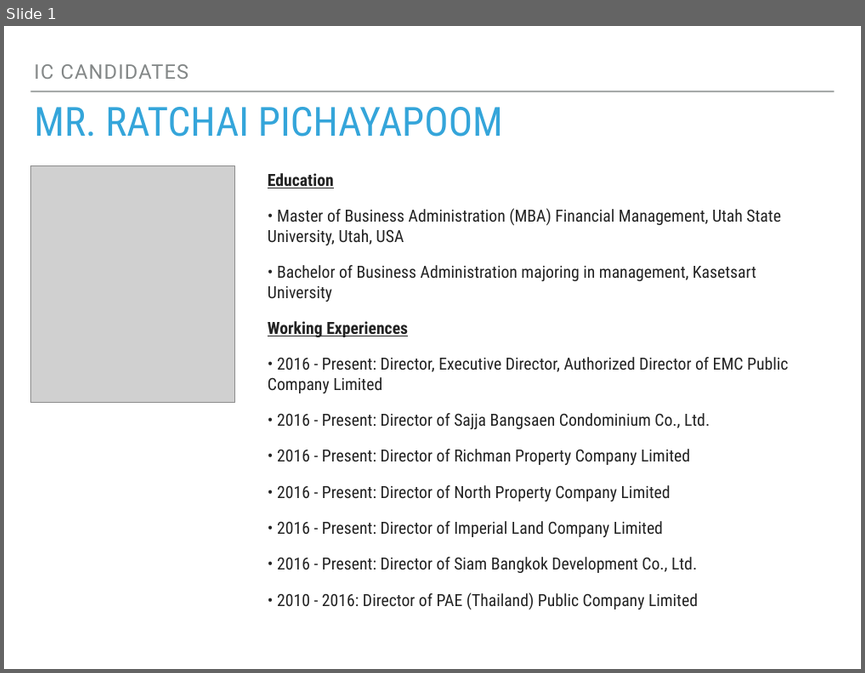
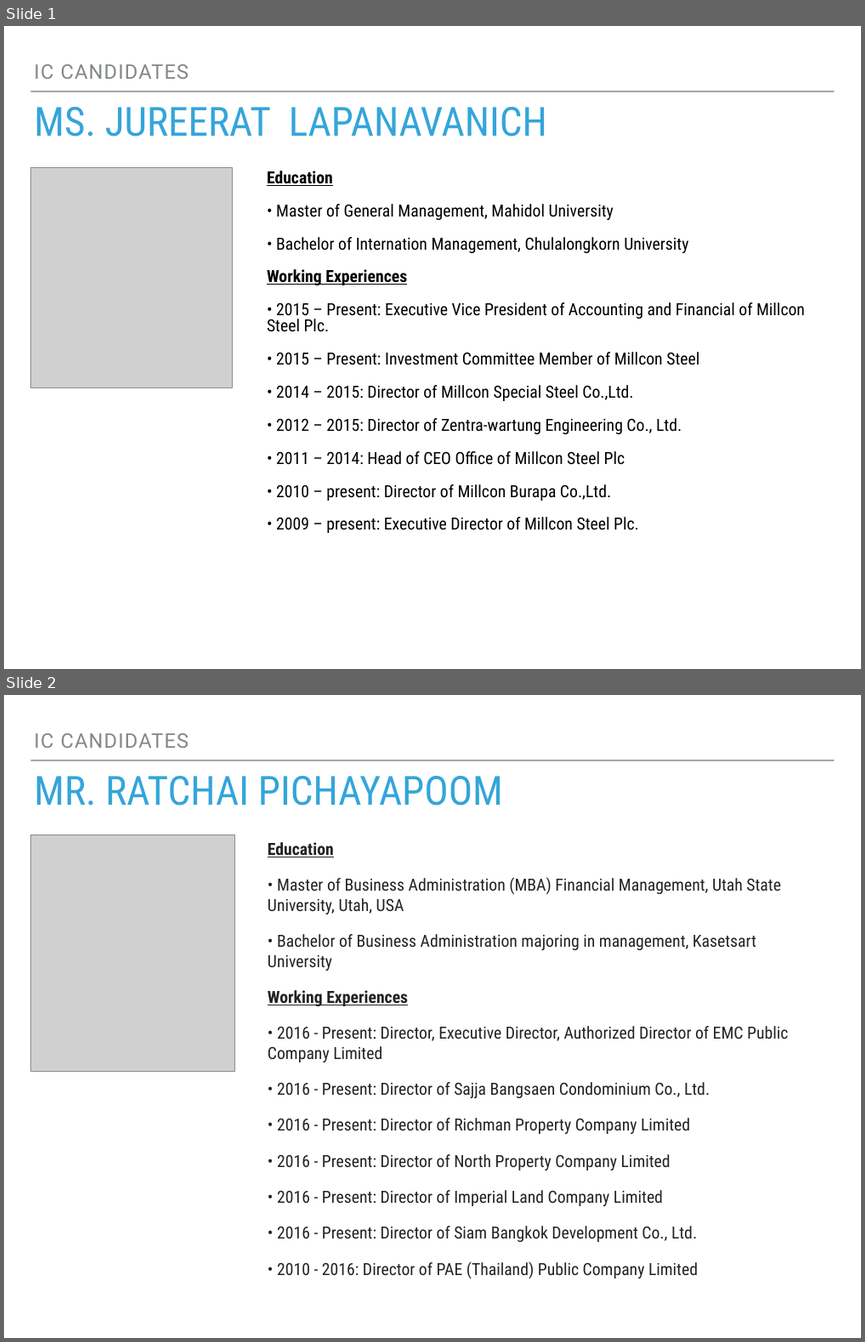
Before and after one commit to tae16118/My-file-testing, a slide deck: Powerpoint file.pptx. Shown one above the other, each under a label of ours: slide 1 before the commit, slides 1 and 2 after it. The pictures are 865x673 and 865x1342 pixels, drawn with LibreOffice and Linux fonts; fonts in the diff are those of the drawing; grey boxes stand for pictures. Boxes give left, top, right and bottom in pixels: in the first picture for what was removed or moved away, otherwise in the second. Text is boxed around its words. In the diff, an @@ line names an element or a change of style, - is before the commit and + after.

Commit message:
Revert "delete power point page 1"
This reverts commit c63022b7f74881cdb5459d80f00dc0ec5cee1c13.

```diff
--- a/Powerpoint file.pptx
+++ b/Powerpoint file.pptx
@@ slide 1 added at [4, 26, 861, 669], background #FFFFFF; not listed: 1 template element that a slide beside it also shows @@
@@ text added at [34, 64, 189, 79], 24 pt, text #838787 @@
+IC CANDIDATES
@@ title added at [34, 107, 547, 136], 48 pt, text #34A5DA @@
+MS. JUREERAT LAPANAVANICH
@@ picture added at [30, 167, 232, 387] @@
@@ text added at [267, 170, 805, 533], 20 pt, text #000000 @@
+Education
+• Master of General Management, Mahidol University
+• Bachelor of Internation Management, Chulalongkorn University
+Working Experiences
+• 2015 – Present: Executive Vice President of Accounting and Financial of Millcon Steel Plc.
+• 2015 – Present: Investment Committee Member of Millcon Steel
+• 2014 – 2015: Director of Millcon Special Steel Co.,Ltd.
+• 2012 – 2015: Director of Zentra-wartung Engineering Co., Ltd.
+• 2011 – 2014: Head of CEO Office of Millcon Steel Plc
+• 2010 – present: Director of Millcon Burapa Co.,Ltd.
+• 2009 – present: Executive Director of Millcon Steel Plc.
@@ what was slide 1 is now slide 2 @@
```
